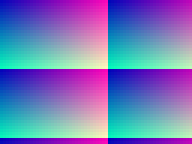
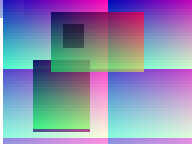
Comparing the layer stacks of the two 192 × 144 images. Changes:
pixels changed over [0, 0, 192, 144] (layer not identified)
